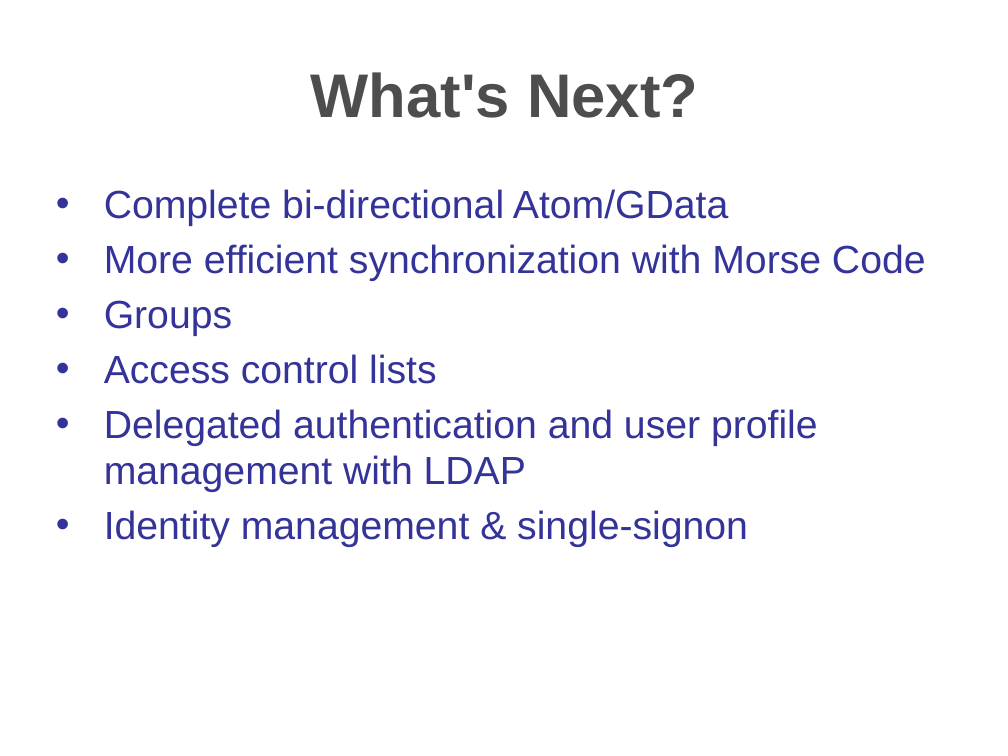
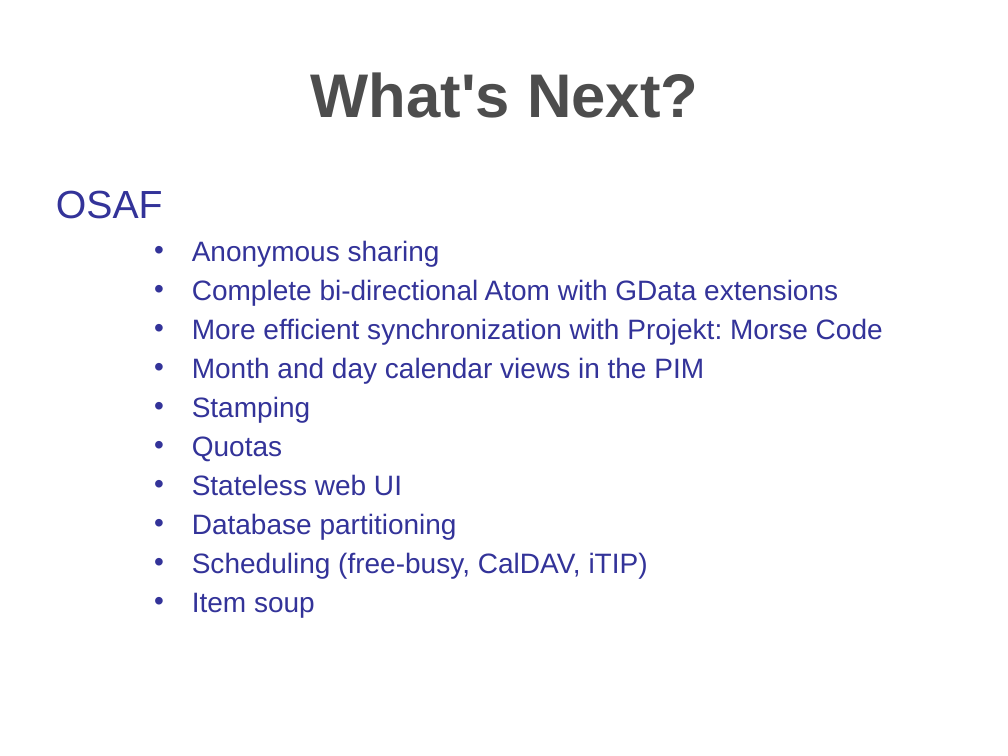
Before and after one commit to travis/cosmo, a slide deck: slide 30 of src/docs/presentations/apachecon2006.ppt (slide 29 before the commit). Drawn at 1008x756 pixels with LibreOffice and Linux fonts; fonts in the diff are those of the drawing; background and template pictures are left out. Boxes give left, top, right and bottom in pixels: in the first picture for what was removed or moved away, otherwise in the second. Text is boxed around its words. In the diff, an @@ line names an element or a change of style, - is before the commit and + after.

Commit message:
final version of presentation

```diff
--- a/src/docs/presentations/apachecon2006.ppt
+++ b/src/docs/presentations/apachecon2006.ppt
@@ title "What's Next?" at (311, 72, 698, 118): line spacing 52pt to 51.9pt @@
@@ text at (56, 190, 883, 617): text changed; size 28 to 20 pt @@
-• Complete bi-directional Atom/GData
-• More efficient synchronization with Morse Code
-• Groups
-• Access control lists
-• Delegated authentication and user profile management with LDAP
-• Identity management & single-signon
+OSAF
+    • Anonymous sharing
+    • Complete bi-directional Atom with GData extensions
+    • More efficient synchronization with Projekt: Morse Code
+    • Month and day calendar views in the PIM
+    • Stamping
+    • Quotas
+    • Stateless web UI
+    • Database partitioning
+    • Scheduling (free-busy, CalDAV, iTIP)
+    • Item soup
```
Also in this commit, not shown: 23 other slides changed, 10 slides added, 6 slides removed.
